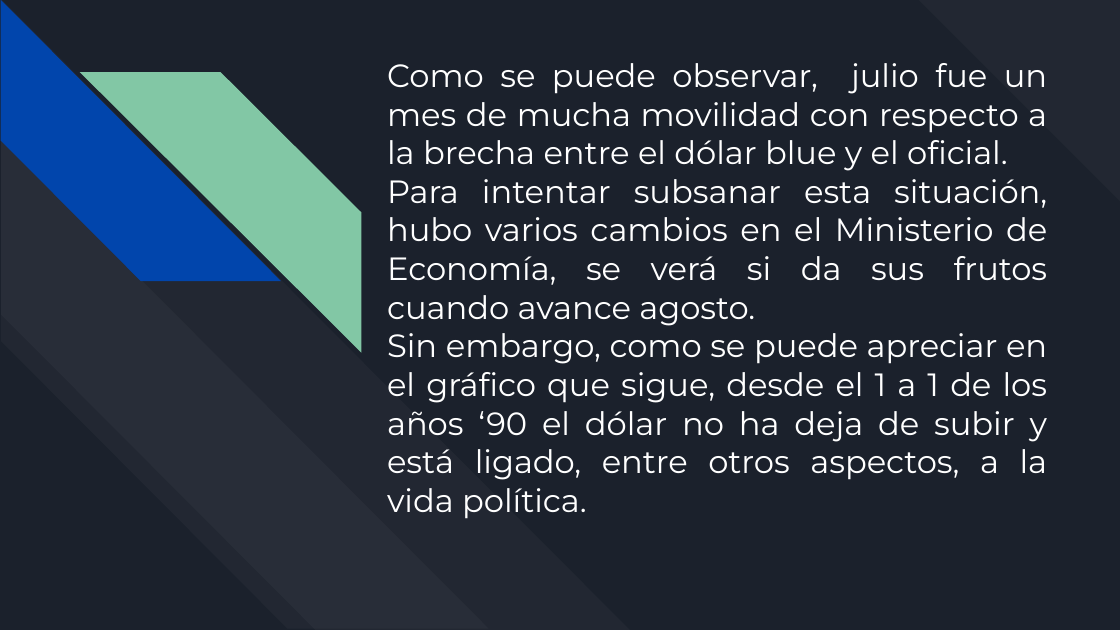
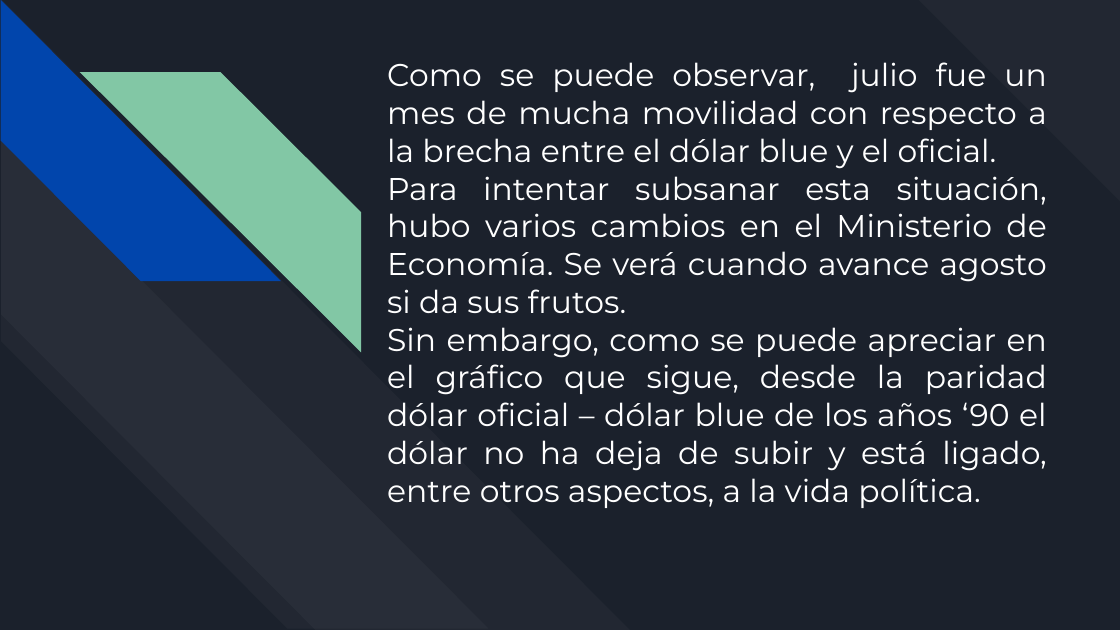
Before and after one commit to alimusac/TP2-Musacchio, a slide deck: slide 3 of TP1.pptx. Drawn at 1120x630 pixels with LibreOffice and Linux fonts; fonts in the diff are those of the drawing. Boxes give left, top, right and bottom in pixels: in the first picture for what was removed or moved away, otherwise in the second. Text is boxed around its words. In the diff, an @@ line names an element or a change of style, - is before the commit and + after.

```diff
--- a/TP1.pptx
+++ b/TP1.pptx
@@ title at (x1=387, y1=62, x2=1047, y2=169): size 20.7 to 20.2 pt in "Como se puede observar, julio fue un ..." @@
@@ title at (x1=387, y1=176, x2=1047, y2=508): text changed; size 20.7 to 20.2 pt @@
-Para intentar subsanar esta situación, hubo varios cambios en el Ministerio de Economía, se verá si da sus frutos cuando avance agosto.
-Sin embargo, como se puede apreciar en el gráfico que sigue, desde el 1 a 1 de los años ‘90 el dólar no ha deja de subir y está ligado, entre otros aspectos, a la vida política.
+Para intentar subsanar esta situación, hubo varios cambios en el Ministerio de Economía. Se verá cuando avance agosto si da sus frutos.
+Sin embargo, como se puede apreciar en el gráfico que sigue, desde la paridad dólar oficial – dólar blue de los años ‘90 el dólar no ha deja de subir y está ligado, entre otros aspectos, a la vida política.
```
Also in this commit, not shown: 1 other slide changed.
